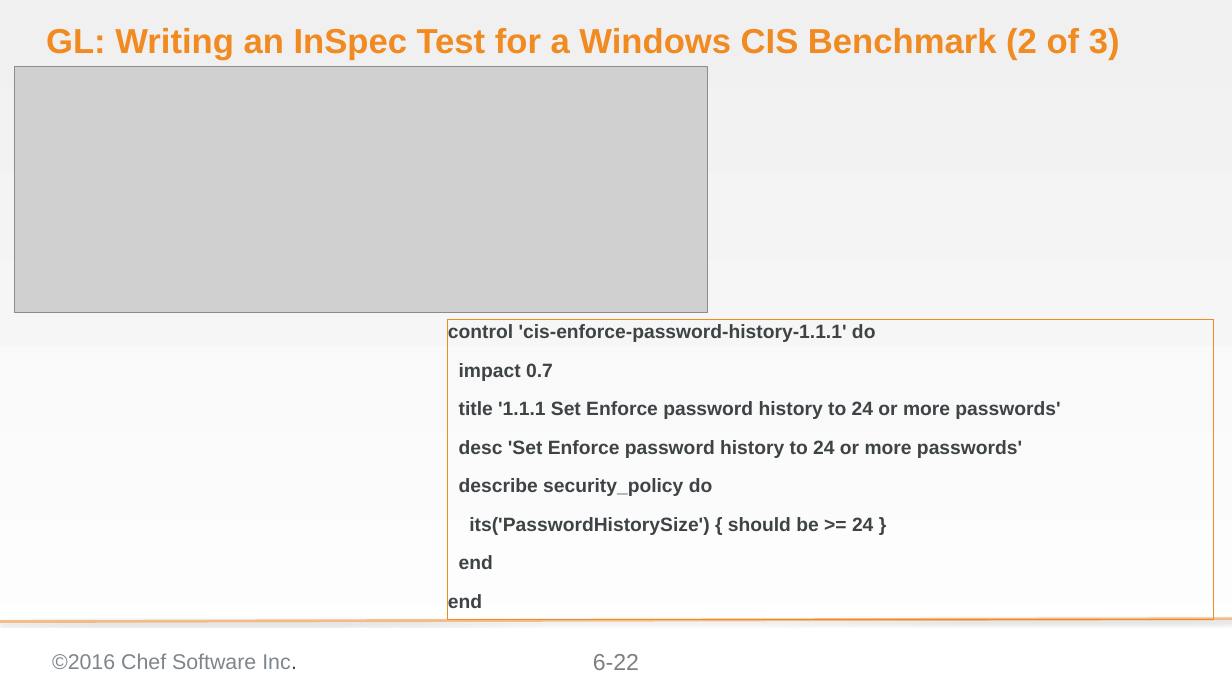
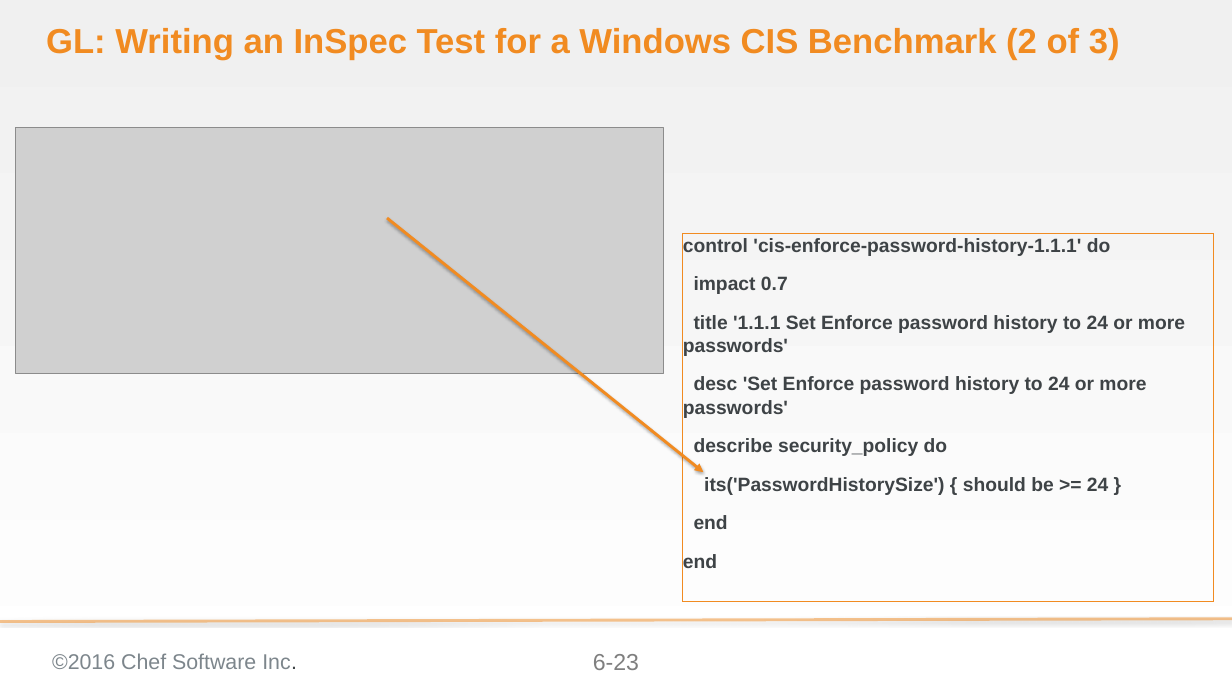
Before and after one commit to bchamby/chef-compliance-installation-configuration-operation, a slide deck: slide 23 of 06-compliance-frameworks-inspec.pptx (slide 22 before the commit). Drawn at 1232x693 pixels with LibreOffice and Linux fonts; fonts in the diff are those of the drawing; grey boxes stand for pictures; background and template pictures are left out. Boxes give left, top, right and bottom in pixels: in the first picture for what was removed or moved away, otherwise in the second. Text is boxed around its words. In the diff, an @@ line names an element or a change of style, - is before the commit and + after.

```diff
--- a/06-compliance-frameworks-inspec.pptx
+++ b/06-compliance-frameworks-inspec.pptx
@@ picture: place and size @@
-picture at bbox=[15, 67, 707, 313]
+picture at bbox=[16, 127, 663, 373]
@@ arrow added from (387, 218) to (703, 472), #F18B21 3 pt @@
@@ rectangle "control 'cis-enforce-password-history-1.1.1' do": place and size @@
-rectangle "control 'cis-enforce-password-history-1.1.1' do" at bbox=[448, 319, 1213, 619]
+rectangle "control 'cis-enforce-password-history-1.1.1' do" at bbox=[683, 233, 1213, 601]
@@ page number at bbox=[593, 654, 639, 670]: text changed @@
-6-22
+6-23
```
Also in this commit, not shown: 9 other slides changed, 13 slides added, 1 slide removed.
